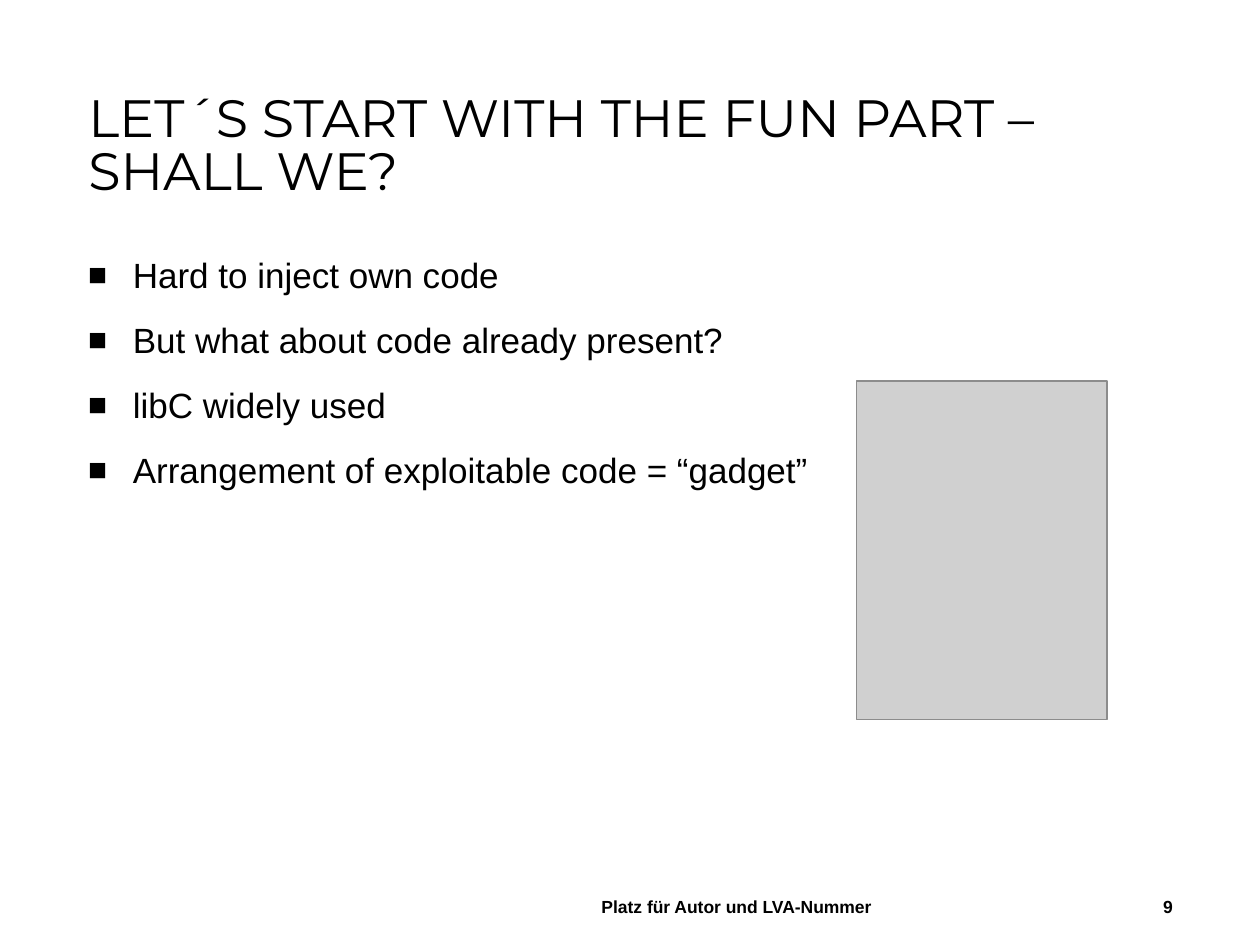
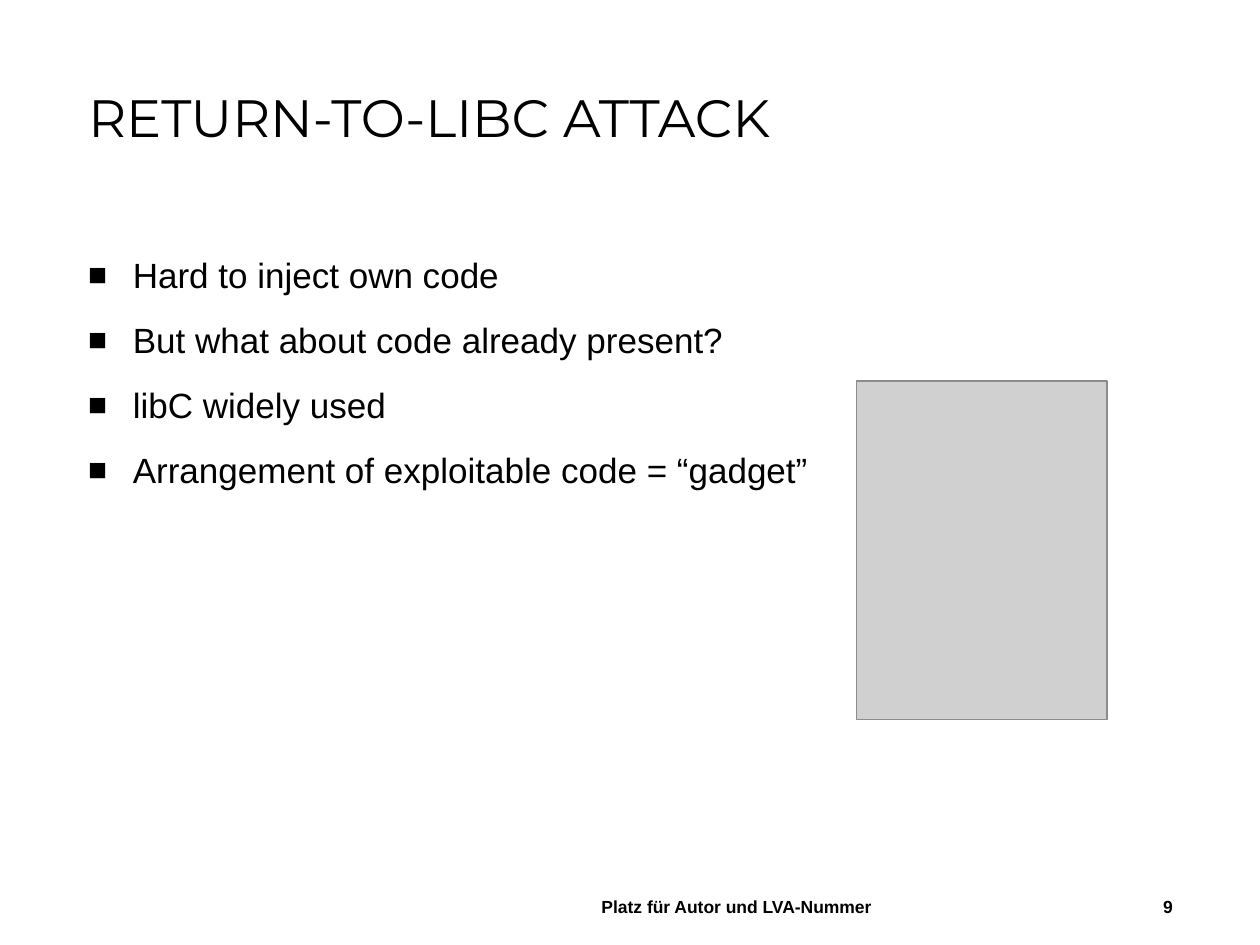
Before and after one commit to StefanHaslhofer/Seminar_Networks_and_Security, a slide deck: slide 9 of ROP.pptx. Drawn at 1260x945 pixels with LibreOffice and Linux fonts; fonts in the diff are those of the drawing; grey boxes stand for pictures; background and template pictures are left out. Boxes give left, top, right and bottom in pixels: in the first picture for what was removed or moved away, otherwise in the second. Text is boxed around its words. In the diff, an @@ line names an element or a change of style, - is before the commit and + after.

```diff
--- a/ROP.pptx
+++ b/ROP.pptx
@@ title at (88, 100, 770, 138): text changed @@
-LET´S START WITH THE FUN PART – SHALL WE?
+RETURN-TO-LIBC ATTACK
```
Also in this commit, not shown: 3 other slides changed, 18 slides added.
